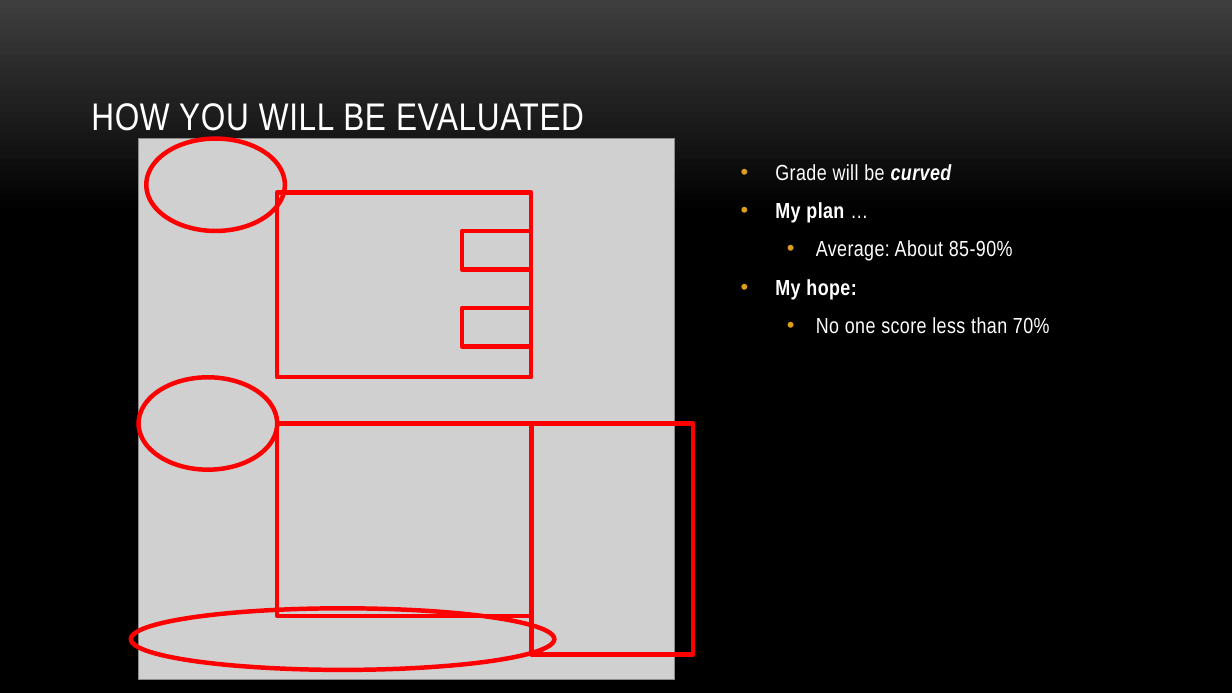
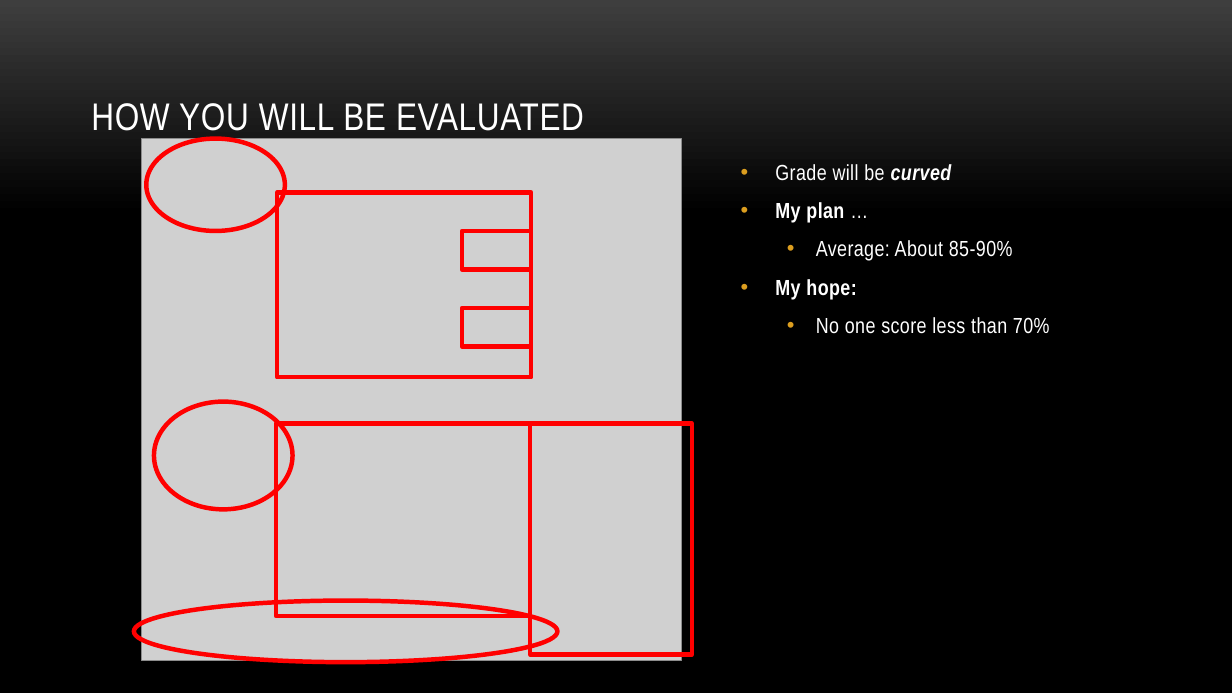
Before and after one commit to myuwbclasses/IntroGameDev-XJTU, a slide deck: slide 15 of PPT/Intro.pptx. Drawn at 1232x693 pixels with LibreOffice and Linux fonts; fonts in the diff are those of the drawing; grey boxes stand for pictures; background and template pictures are left out. Boxes give left, top, right and bottom in pixels: in the first picture for what was removed or moved away, otherwise in the second. Text is boxed around its words. In the diff, an @@ line names an element or a change of style, - is before the commit and + after.

```diff
--- a/PPT/Intro.pptx
+++ b/PPT/Intro.pptx
@@ picture: place and size @@
-picture at box(139, 139, 675, 679)
+picture at box(141, 139, 681, 661)
@@ ellipse: place and size @@
-ellipse at box(139, 377, 277, 470)
+ellipse at box(154, 402, 293, 510)
@@ ellipse: place and size @@
-ellipse at box(131, 608, 555, 670)
+ellipse at box(134, 601, 557, 663)
```
Also in this commit, not shown: 10 other slides changed, 9 other files.
